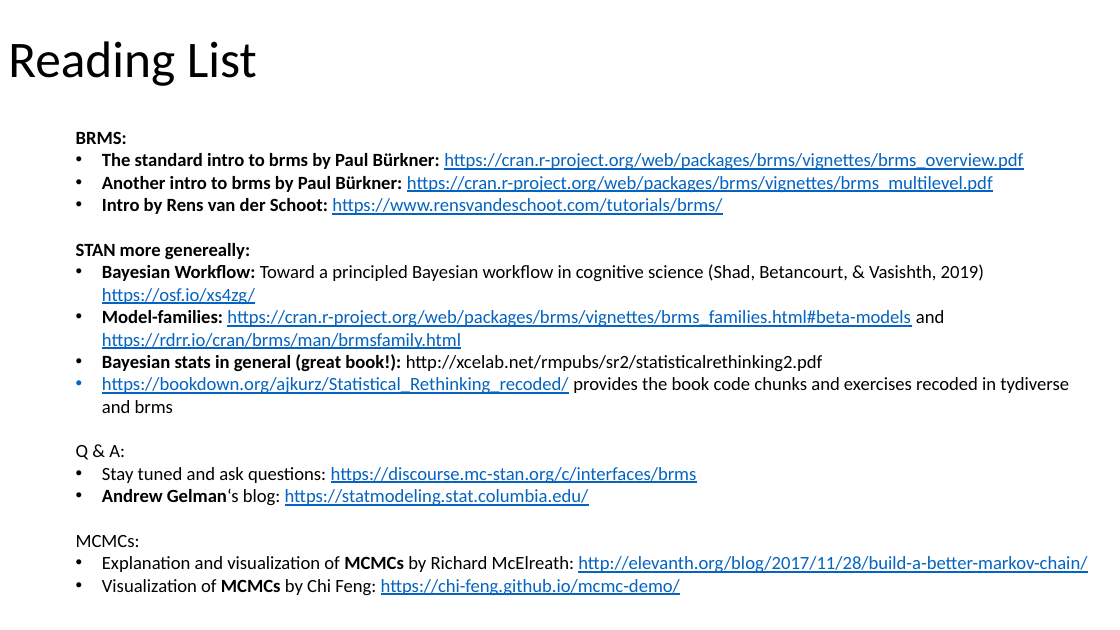
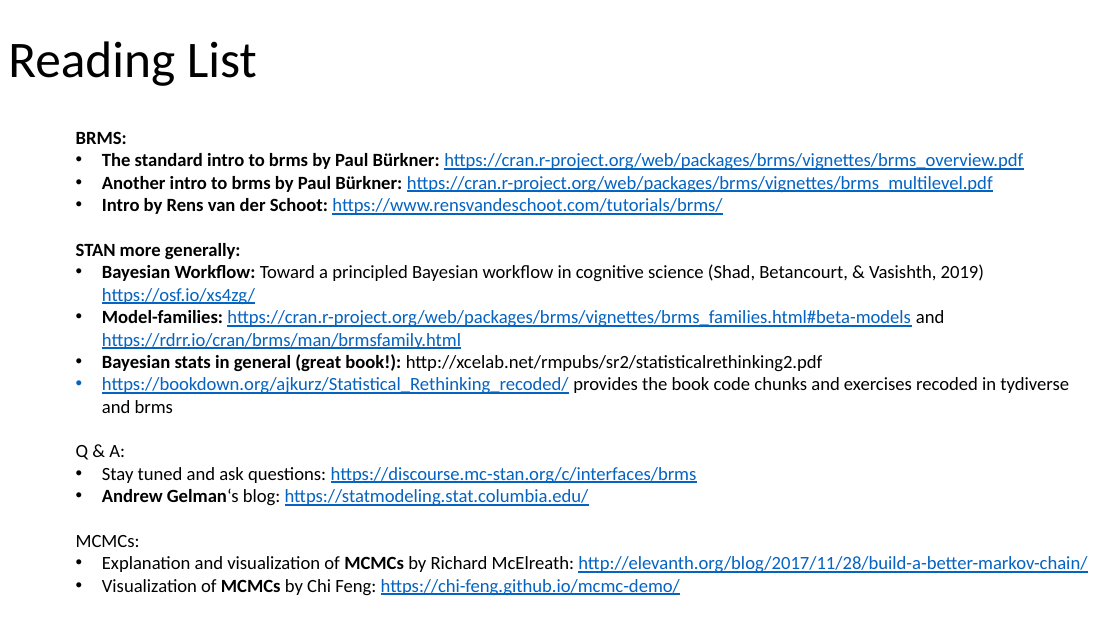
Before and after one commit to julianquandt/M3-brms-intro, a slide deck: slide 47 of intro_to_brms.pptx. Drawn at 1120x630 pixels with LibreOffice and Linux fonts; fonts in the diff are those of the drawing. Boxes give left, top, right and bottom in pixels: in the first picture for what was removed or moved away, otherwise in the second. Text is boxed around its words. In the diff, an @@ line names an element or a change of style, - is before the commit and + after.

Commit message:
fix typo on last slide

```diff
--- a/intro_to_brms.pptx
+++ b/intro_to_brms.pptx
@@ text at [76,243,241,259]: text changed @@
-  STAN more genereally:
+  STAN more generally:
```
